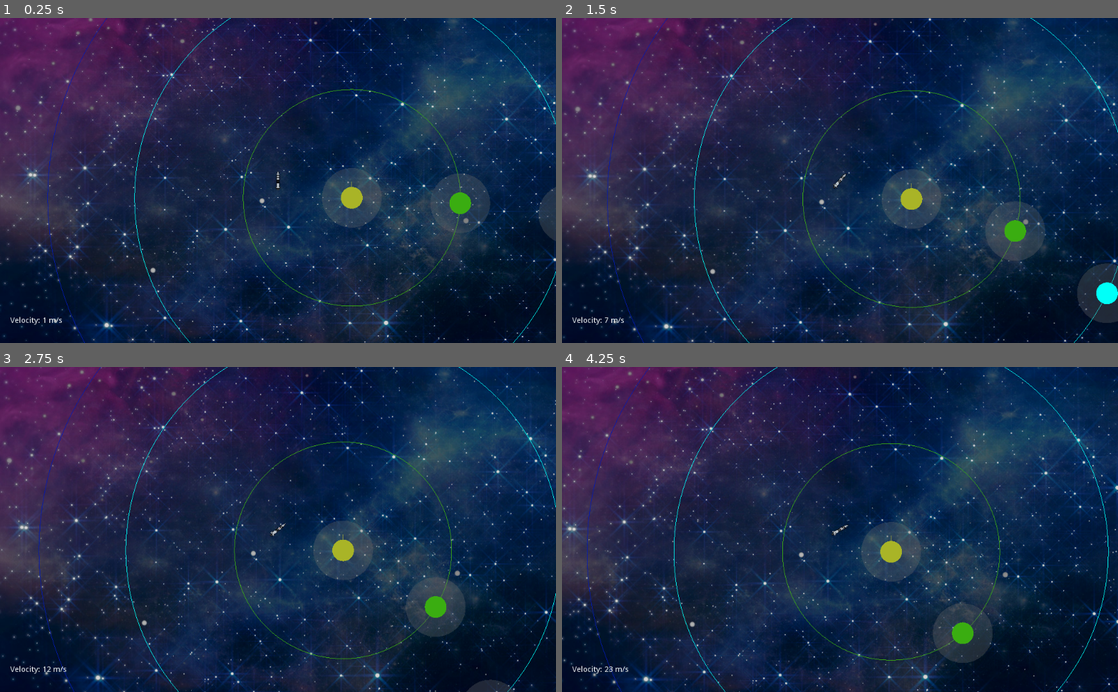
Above: before the commit, frames 1-4 (two rows, left to right).
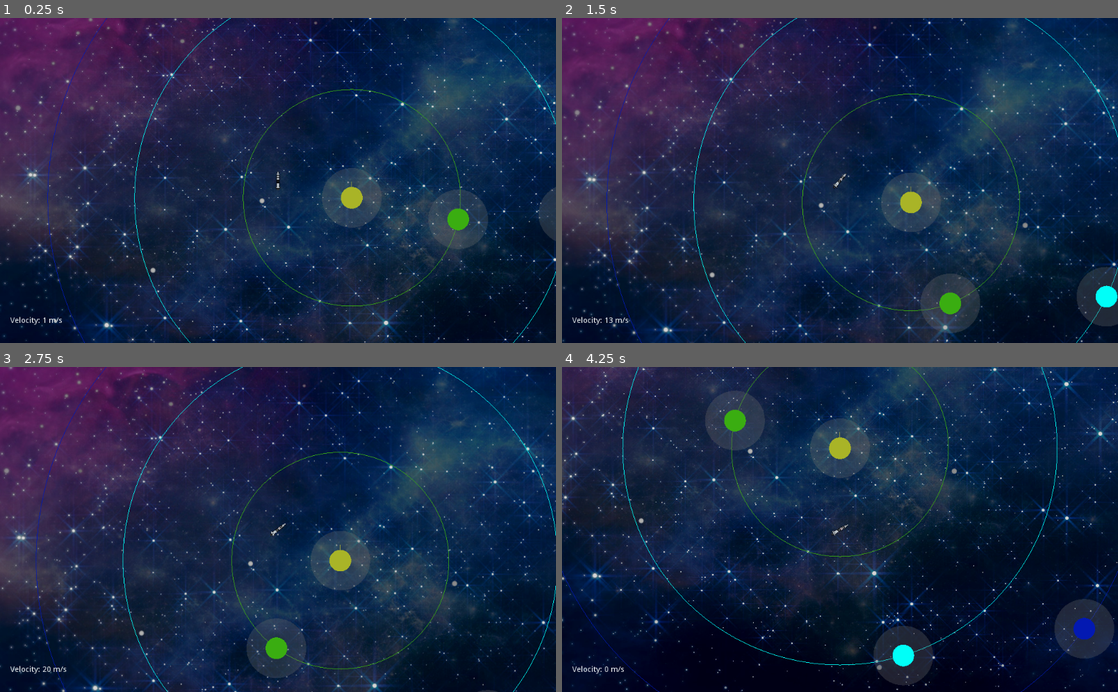
Above: after the commit, the same moments.

Repository: JMike360/SpaceProto2D
Game: Godot game, scene res://main.tscn
Same seed, same stepped clock (60 frames per second), same inputs: the game is played once before the commit and once after it.
Inputs:
- Up to frame 1 (0.25 s): no input
- Up to frame 2 (1.5 s): tap Enter (ui_accept) at 0.5, 0.77 s; hold Right (ui_right) 0.53-1.28 s; hold Left (ui_left) from 1.28 s (still down)
- Up to frame 3 (2.75 s): tap Enter (ui_accept) at 1.52 s; release Left (ui_left) at 2.03 s; hold Right (ui_right) from 2.03 s (still down)
- Up to frame 4 (4.25 s): tap Enter (ui_accept) at 3.02, 3.77 s; release Right (ui_right) at 3.53 s; hold Left (ui_left) from 3.53 s (still down); tap Escape at 4.15 s

The runs differ from the first frame. In frame 1, 1.1% of the frame differs, in the area x 77-89%, y 47-71%; in frame 2, 8.7%; in frame 3, 12%; in frame 4, 57%, in the area x 0-100%, y 0-100%.

Commit message:
updates to flight model, orbit direction implemented, still crap tho

Diff:
--- a/Planet.gd
+++ b/Planet.gd
@@ -10,9 +10,11 @@
 export var color = Color(0,0,0)
 export var gravMass = 500000000000000
 export var orbitRange = 100
+export var escapeVelocity = 200
 
 var t = 0
-
+var velocity
+var prevPos = Vector2(0,0)
 # Called when the node enters the scene tree for the first time.
 func _ready():
 	($MeshInstance2D.texture as GradientTexture).gradient.colors[0] = color
@@ -27,6 +29,9 @@
 func _physics_process(delta):
 	t += delta*speed
 	position = Vector2(radius*cos(t), radius*sin(t)) + anchor
+	velocity = (position - prevPos) / delta
+	prevPos = position
+	#$EscapeMeter.scale = Vector2(clamp($EscapeMeter.scale.x*1.01, 1, 55) , clamp($EscapeMeter.scale.y*1.01, 1, 55))
 	#
 
 func getPosition():
--- a/Planet.tscn
+++ b/Planet.tscn
@@ -16,6 +16,15 @@
 
 [sub_resource type="CircleShape2D" id=1]
 radius = 20.0
+
+[sub_resource type="SphereMesh" id=12]
+
+[sub_resource type="Gradient" id=13]
+offsets = PoolRealArray( 0 )
+colors = PoolColorArray( 0, 0.627451, 0.627451, 0.235294 )
+
+[sub_resource type="GradientTexture" id=14]
+gradient = SubResource( 13 )
 
 [sub_resource type="SphereMesh" id=5]
 
@@ -46,6 +55,12 @@
 [node name="CollisionShape2D" type="CollisionShape2D" parent="."]
 shape = SubResource( 1 )
 
+[node name="EscapeMeter" type="MeshInstance2D" parent="."]
+position = Vector2( 1.90735e-06, 4.76837e-06 )
+scale = Vector2( 20, 20 )
+mesh = SubResource( 12 )
+texture = SubResource( 14 )
+
 [node name="MeshInstance2D" type="MeshInstance2D" parent="."]
 scale = Vector2( 20, 20 )
 mesh = SubResource( 5 )
--- a/Rocket.gd
+++ b/Rocket.gd
@@ -7,10 +7,16 @@
 export var gravMass = 100
 export var speed = 10
 export var rotSpeed = 1.3
+export var spawnPos = Vector2(500, 500)
+export var f_enabled = true
+
 var anchors = []
 var velocity = Vector2(0,0)
 var orbitAnchor
 var prevPos = Vector2(0,0)
+var kf = 0.01
+var p = 1.225
+var A = 10
 # Called when the node enters the scene tree for the first time.
 func _ready():
 	pass # Replace with function body.
@@ -26,8 +32,10 @@
 		var rsq = position.distance_squared_to(planet.position)
 		var fmag = G * (planet.gravMass * gravMass) /  rsq
 		fnet += fmag * position.direction_to(planet.position)
-	# print(fnet)
 
+	if(f_enabled):
+		#Fd = 0.5 * p * v**2 * k * A
+		fnet += -0.5 * p * velocity.length_squared() * kf * A * velocity.normalized()
 	return fnet
 
 func setAnchors(_anchors):
@@ -38,6 +46,13 @@
 var t = 0
 var radius = 50
 var orbitSpeed = 1
+var boostedOrbitSpeed := 1.0
+var bos_increment := 0.04
+var bos_max := 8.0
+var bos_min := 1.0
+var ems_max = 55
+var orbitDir := 1
+var entryVel := Vector2(0,0)
 
 func _process(delta):
 	t += delta*orbitSpeed
@@ -52,14 +67,31 @@
 
 	$AnimatedSprite.set_animation("firing" if boosting else "default")
 	if not boosting and shouldOrbit:
-		position = lerp(position, orbitAnchor.position + Vector2(radius*cos(t), radius*sin(t)), clamp(abs(0.05*t), 0, 1.0))
+		t = (t - delta*orbitSpeed) + boostedOrbitSpeed*delta
+		position = lerp(position, orbitAnchor.position + Vector2(radius*cos(t*orbitDir), radius*sin(t*orbitDir)), 0.2)
 		velocity = (position - prevPos) / (delta*orbitSpeed)
 		prevPos = position
+		boostedOrbitSpeed = clamp(boostedOrbitSpeed - bos_increment, bos_min, bos_max)
+		var pEsc = clamp((orbitAnchor.velocity - velocity).length()/orbitAnchor.escapeVelocity, 0, 1)
+		orbitAnchor.get_node("EscapeMeter").scale = Vector2(pEsc * ems_max , pEsc * ems_max)
+	elif boosting and shouldOrbit:
+		t = (t - delta*orbitSpeed) + boostedOrbitSpeed*delta
+		position = lerp(position, orbitAnchor.position + Vector2(radius*cos(t*orbitDir), radius*sin(t*orbitDir)), 0.2)
+		velocity = (position - prevPos) / (delta*orbitSpeed)
+		prevPos = position
+		boostedOrbitSpeed = clamp(boostedOrbitSpeed + bos_increment, bos_min, bos_max)
+		var pEsc = clamp((orbitAnchor.velocity - velocity).length()/orbitAnchor.escapeVelocity, 0, 1)
+		orbitAnchor.get_node("EscapeMeter").scale = Vector2(pEsc * ems_max, pEsc * ems_max)
 	else:
 		var force = calc_net_force(boosting)
 		velocity += (force / gravMass) * delta
 		position += velocity * delta
 
+	if orbitAnchor:
+		if (orbitAnchor.velocity - velocity).length() > orbitAnchor.escapeVelocity:
+			print("Escape velocity exceeded...")
+			if $EndOrbitTimer.is_stopped():
+				$EndOrbitTimer.start()
 
 func calc_t0():
 	var vOrbitAnchorToRocket = position - orbitAnchor.position
@@ -75,17 +107,32 @@
 	return simpleAngle + angleAdjust
 
 
-
+func _input(event):
+	if event is InputEventKey:
+		if event.pressed and event.scancode == KEY_ESCAPE:
+			position = spawnPos
+			velocity = Vector2(0,0)
+			endOrbit()
 
 func _on_Rocket_area_entered(area):
 	print("Area entered by: ", area)
 	for a in anchors:
 		if(a.get_node("OrbitalRange") == area):
 			orbitAnchor = a
+			entryVel = velocity
 			print("Found planet to orbit")
 			shouldOrbit = true
 			t = calc_t0()
 			prevPos = position
+
+			var relPos: Vector2 = orbitAnchor.position - position
+			var relVel: Vector2 = orbitAnchor.velocity - velocity
+			var angle = relPos.angle_to(relVel)
+
+			if angle < 0:
+				orbitDir = -1
+			else:
+				orbitDir = 1
 
 
 
@@ -93,9 +140,23 @@
 	print("Collided with: ", body)
 	pass # Replace with function body.
 
+func endOrbit():
+	print("ending orbit")
+	shouldOrbit = false
+	orbitDir = 1
+	if(orbitAnchor):
+		orbitAnchor.get_node("EscapeMeter").scale = Vector2(1,1)
+		orbitAnchor = null
 
 func _on_Rocket_area_exited(area):
 	print("Leaving area: ", area)
-	if orbitAnchor.get_node("OrbitalRange") == area:
-		shouldOrbit = false
+	endOrbit()
 	pass # Replace with function body.
+
+func _on_EndOrbitTimer_timeout():
+	print("timeout called...")
+	if(orbitAnchor):
+		if (orbitAnchor.velocity - velocity).length() > orbitAnchor.escapeVelocity:
+			print("ending orbit...")
+			endOrbit()
+	$EndOrbitTimer.stop()
--- a/Rocket.tscn
+++ b/Rocket.tscn
@@ -1,7 +1,8 @@
-[gd_scene load_steps=5 format=2]
+[gd_scene load_steps=6 format=2]
 
 [ext_resource path="res://assets/rocket_noflame.png" type="Texture" id=1]
 [ext_resource path="res://assets/rocket.png" type="Texture" id=2]
+[ext_resource path="res://Rocket.gd" type="Script" id=3]
 
 [sub_resource type="CapsuleShape2D" id=1]
 radius = 5.0
@@ -21,6 +22,7 @@
 } ]
 
 [node name="Rocket" type="Area2D"]
+script = ExtResource( 3 )
 
 [node name="CollisionShape2D" type="CollisionShape2D" parent="."]
 shape = SubResource( 1 )
@@ -30,3 +32,8 @@
 scale = Vector2( 0.05, 0.05 )
 frames = SubResource( 2 )
 animation = "firing"
+
+[node name="EndOrbitTimer" type="Timer" parent="."]
+wait_time = 0.4
+
+[connection signal="timeout" from="EndOrbitTimer" to="." method="_on_EndOrbitTimer_timeout"]
--- a/main.tscn
+++ b/main.tscn
@@ -6,7 +6,6 @@
 [ext_resource path="res://assets/teahub.io-free-space-wallpaper-1348916.jpg" type="Texture" id=4]
 [ext_resource path="res://SolarSystem.gd" type="Script" id=5]
 [ext_resource path="res://Rocket.tscn" type="PackedScene" id=6]
-[ext_resource path="res://Rocket.gd" type="Script" id=7]
 [ext_resource path="res://VelocityMeter.gd" type="Script" id=8]
 
 [node name="main" type="Node2D"]
@@ -28,7 +27,7 @@
 [node name="Planet" parent="SolarSystem" instance=ExtResource( 1 )]
 mass = 0.00102041
 radius = 200
-speed = 0.2
+speed = 0.8
 anchor = Vector2( 500, 350 )
 color = Color( 0.235294, 0.682353, 0.0745098, 1 )
 orbitRange = 150
@@ -36,7 +35,7 @@
 [node name="Planet2" parent="SolarSystem" instance=ExtResource( 1 )]
 mass = 0.00102041
 radius = 560
-speed = 0.5
+speed = 0.15
 anchor = Vector2( 500, 350 )
 color = Color( 0.0156863, 0.105882, 0.701961, 1 )
 orbitRange = 150
@@ -57,8 +56,7 @@
 
 [node name="Rocket" parent="." instance=ExtResource( 6 )]
 position = Vector2( 364, 318 )
-script = ExtResource( 7 )
-speed = 3000
+speed = 9000
 
 [node name="CanvasLayer" type="CanvasLayer" parent="."]
 
Not shown: 1 places in Planet.tscn that only renumber resources
Not shown: 1 places in main.tscn that only renumber resources
